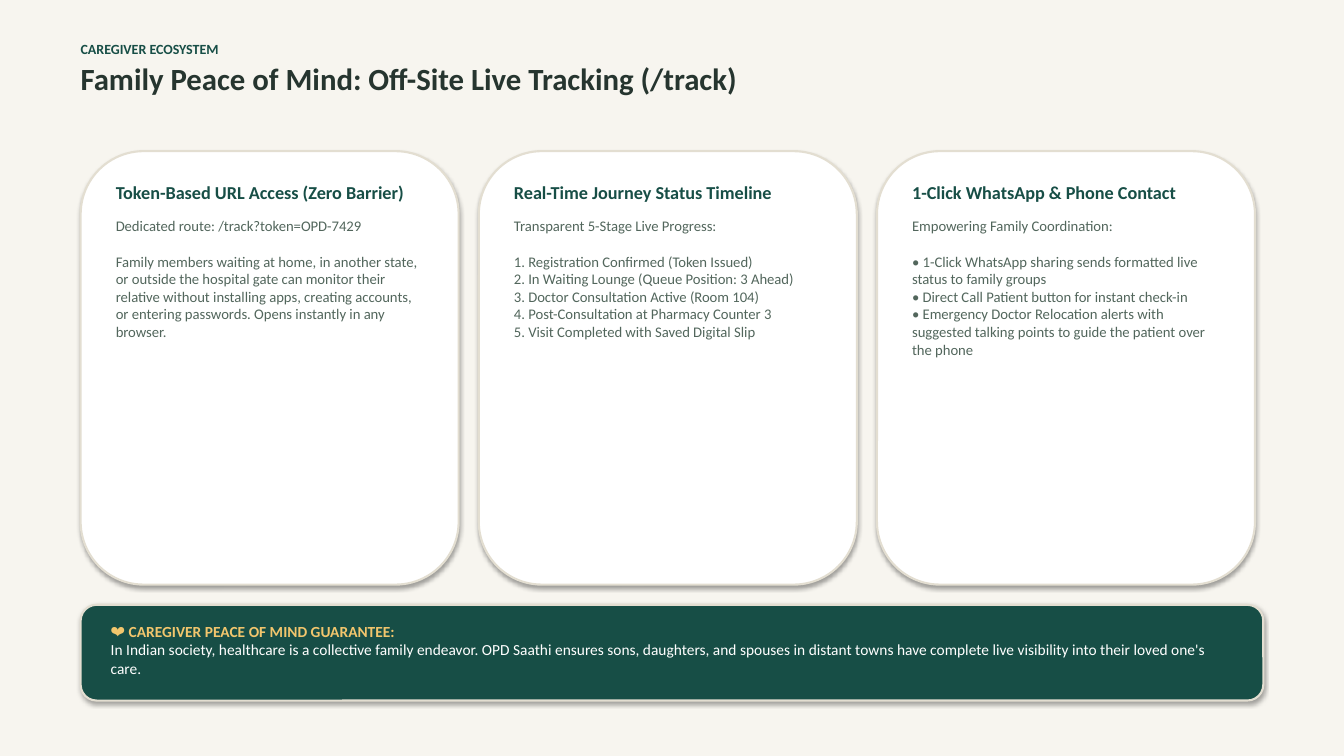
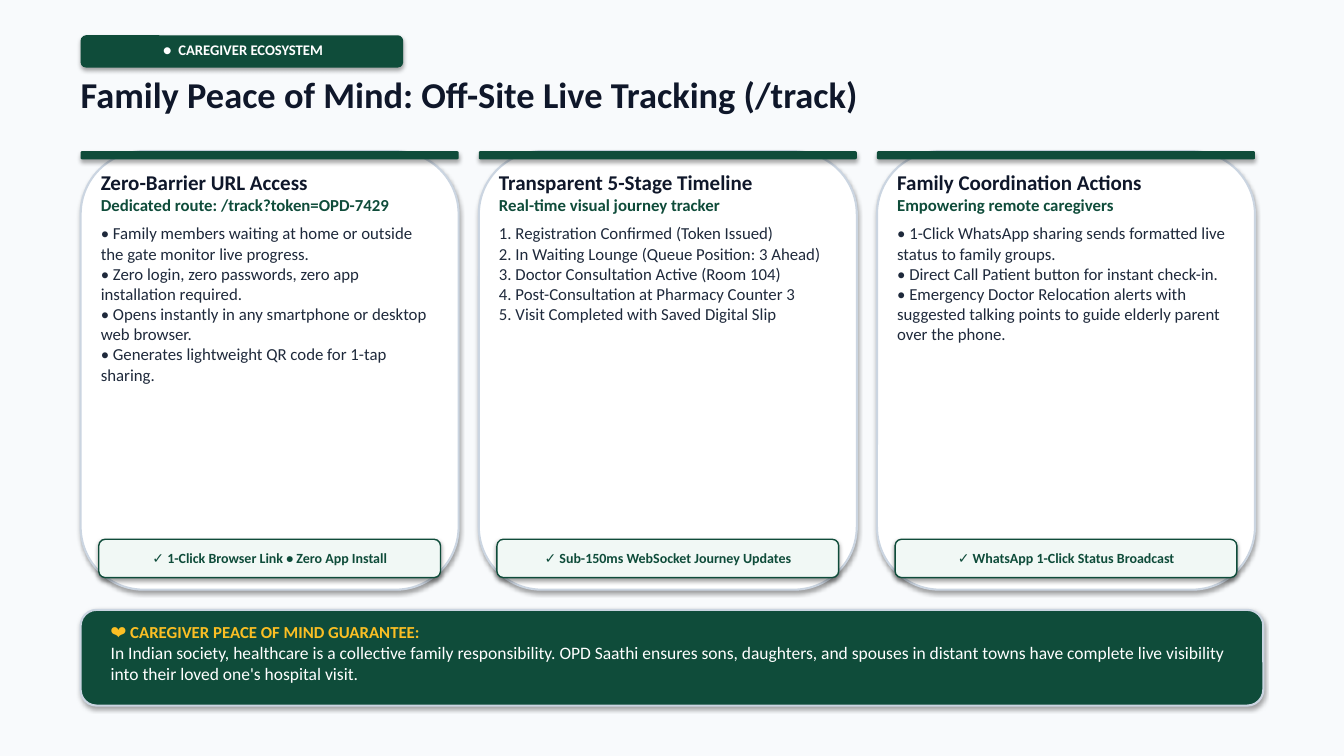
Before and after one commit to NAVANETH7/Hackcache_Hackathon, a slide deck: slide 11 of OPD_Saathi_Championship_Deck.pptx. Drawn at 1344x756 pixels with LibreOffice and Linux fonts; fonts in the diff are those of the drawing. Boxes give left, top, right and bottom in pixels: in the first picture for what was removed or moved away, otherwise in the second. Text is boxed around its words. In the diff, an @@ line names an element or a change of style, - is before the commit and + after.

Commit message:
feat(presentation): overhaul championship pitch deck with high-visibility executive design and zero-overlap typography

```diff
--- a/OPD_Saathi_Championship_Deck.pptx
+++ b/OPD_Saathi_Championship_Deck.pptx
@@ background #F7F5EF to #F8FAFC @@
@@ text at <box>81,45,219,54</box>: paragraph removed @@
-CAREGIVER ECOSYSTEM
@@ rounded rectangle added at <box>81,35,403,68</box>, fill #0F4C3A, 10.5 pt, text #FFFFFF, bold @@
+● CAREGIVER ECOSYSTEM
@@ text "Family Peace of Mind: Off-Site ...": place and size @@
-text "Family Peace of Mind: Off-Site ..." at <box>81,45,737,96</box>
+text "Family Peace of Mind: Off-Site ..." at <box>81,81,858,114</box>
@@ text "Family Peace of Mind: Off-Site ..." at <box>81,81,858,114</box>: size 22 to 26 pt, text colour #26352F to #0F172A @@
@@ rounded rectangle: place and size @@
-rounded rectangle at <box>81,151,459,585</box>
+rounded rectangle at <box>81,151,459,590</box>
@@ rounded rectangle added at <box>81,151,459,159</box>, fill #0F4C3A @@
@@ text at <box>101,175,426,384</box>: text changed; size 10.5 to 12 pt; text colour #52665C to #1E293B @@
-Token-Based URL Access (Zero Barrier)
-Dedicated route: /track?token=OPD-7429
-Family members waiting at home, in another state, or outside the hospital gate can monitor their relative without installing apps, creating accounts, or entering passwords. Opens instantly in any browser.
+Zero-Barrier URL Access
+Dedicated route: /track?token=OPD-7429
+• Family members waiting at home or outside the gate monitor live progress.
+• Zero login, zero passwords, zero app installation required.
+• Opens instantly in any smartphone or desktop web browser.
+• Generates lightweight QR code for 1-tap sharing.
@@ rounded rectangle: place and size @@
-rounded rectangle at <box>479,151,857,585</box>
+rounded rectangle at <box>479,151,857,590</box>
@@ rounded rectangle added at <box>479,151,857,159</box>, fill #0F4C3A @@
@@ text at <box>499,175,820,323</box>: text changed; size 10.5 to 12 pt; text colour #52665C to #1E293B @@
-Real-Time Journey Status Timeline
-Transparent 5-Stage Live Progress:
-1. Registration Confirmed (Token Issued)
-2. In Waiting Lounge (Queue Position: 3 Ahead)
-3. Doctor Consultation Active (Room 104)
-4. Post-Consultation at Pharmacy Counter 3
-5. Visit Completed with Saved Digital Slip
+Transparent 5-Stage Timeline
+Real-time visual journey tracker
+1. Registration Confirmed (Token Issued)
+2. In Waiting Lounge (Queue Position: 3 Ahead)
+3. Doctor Consultation Active (Room 104)
+4. Post-Consultation at Pharmacy Counter 3
+5. Visit Completed with Saved Digital Slip
@@ outline #E3DED1 1.5 pt to #CBD5E1 1.5 pt in 3 elements at <box>81,151,459,590</box>, <box>479,151,857,590</box>, <box>877,151,1255,590</box> @@
@@ rounded rectangle: place and size @@
-rounded rectangle at <box>877,151,1255,585</box>
+rounded rectangle at <box>877,151,1255,590</box>
@@ rounded rectangle added at <box>877,151,1255,159</box>, fill #0F4C3A @@
@@ text at <box>897,175,1224,343</box>: text changed; size 10.5 to 12 pt; text colour #52665C to #1E293B @@
-1-Click WhatsApp & Phone Contact
-Empowering Family Coordination:
-• 1-Click WhatsApp sharing sends formatted live status to family groups
-• Direct Call Patient button for instant check-in
-• Emergency Doctor Relocation alerts with suggested talking points to guide the patient over the phone
+Family Coordination Actions
+Empowering remote caregivers
+• 1-Click WhatsApp sharing sends formatted live status to family groups.
+• Direct Call Patient button for instant check-in.
+• Emergency Doctor Relocation alerts with suggested talking points to guide elderly parent over the phone.
@@ rounded rectangle added at <box>99,539,441,578</box>, fill #F1F8F5, outline #0F4C3A 1 pt, 10 pt, text #0F4C3A, bold @@
+✓ 1-Click Browser Link • Zero App Install
@@ rounded rectangle added at <box>497,539,839,578</box>, fill #F1F8F5, outline #0F4C3A 1 pt, 10 pt, text #0F4C3A, bold @@
+✓ Sub-150ms WebSocket Journey Updates
@@ rounded rectangle added at <box>895,539,1237,578</box>, fill #F1F8F5, outline #0F4C3A 1 pt, 10 pt, text #0F4C3A, bold @@
+✓ WhatsApp 1-Click Status Broadcast
@@ rounded rectangle: place and size @@
-rounded rectangle at <box>81,605,1263,701</box>
+rounded rectangle at <box>81,610,1263,706</box>
@@ rounded rectangle at <box>81,610,1263,706</box>: fill #174E46 to #0F4C3A; outline #E3DED1 1.5 pt to #CBD5E1 1.5 pt @@
@@ text at <box>130,627,419,638</box>: size 11 to 12 pt, text colour #F2C66D to #FBBF24 in "❤️ CAREGIVER PEACE OF MIND GUARANTEE:" @@
@@ text at <box>111,647,1224,683</box>: text changed; size 11 to 12.5 pt @@
-In Indian society, healthcare is a collective family endeavor. OPD Saathi ensures sons, daughters, and spouses in distant towns have complete live visibility into their loved one's care.
+In Indian society, healthcare is a collective family responsibility. OPD Saathi ensures sons, daughters, and spouses in distant towns have complete live visibility into their loved one's hospital visit.
```
Also in this commit, not shown: 14 other slides changed, 2 other files.
